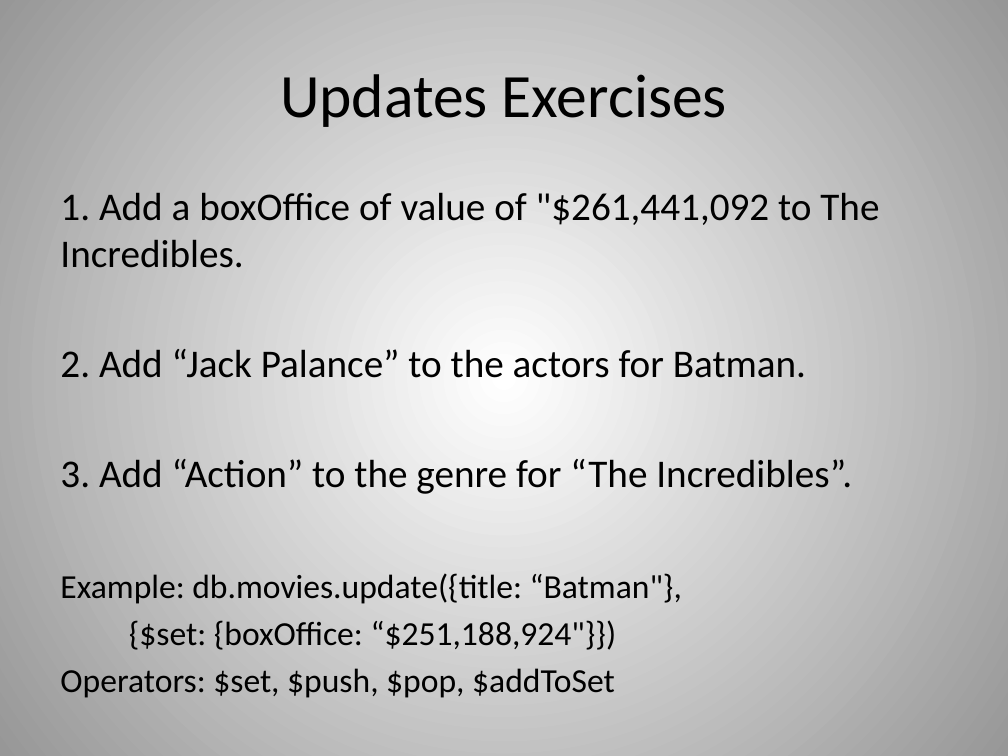
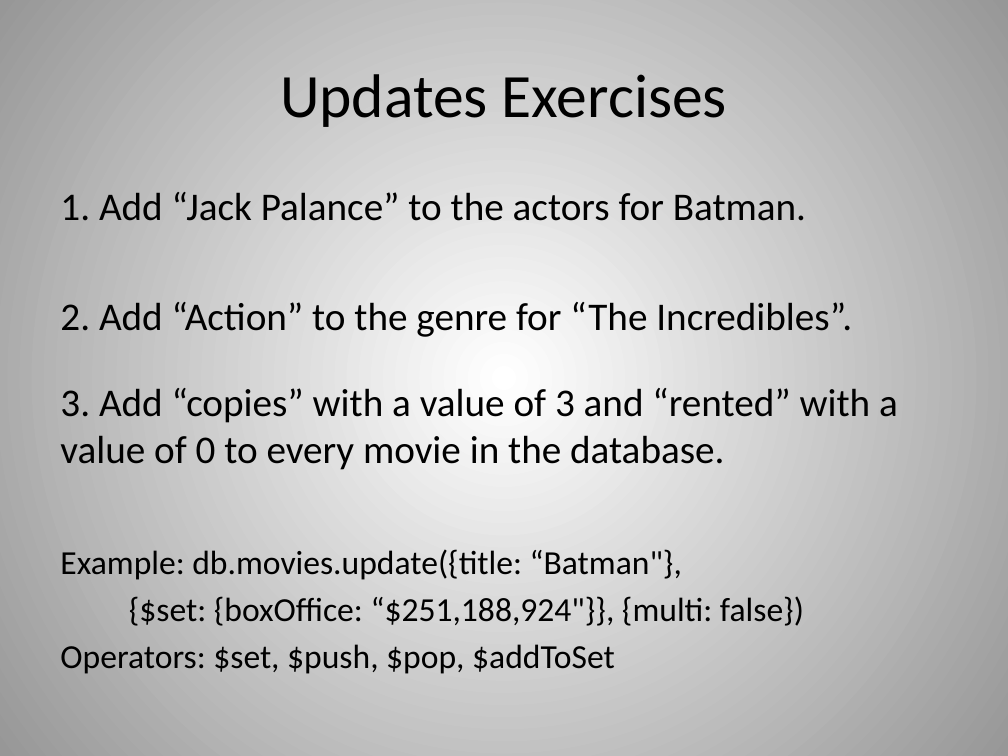
Before and after one commit to dvanvali/mongoDbPresentation, a slide deck: slide 27 of MongoDB.pptx. Drawn at 1008x756 pixels with LibreOffice and Linux fonts; fonts in the diff are those of the drawing. Boxes give left, top, right and bottom in pixels: in the first picture for what was removed or moved away, otherwise in the second. Text is boxed around its words. In the diff, an @@ line names an element or a change of style, - is before the commit and + after.

Commit message:
better update exercises

```diff
--- a/MongoDB.pptx
+++ b/MongoDB.pptx
@@ text at [60,192,898,470]: text changed @@
-1. Add a boxOffice of value of "$261,441,092 to The Incredibles.
-2. Add “Jack Palance” to the actors for Batman.
-3. Add “Action” to the genre for “The Incredibles”.
+1. Add “Jack Palance” to the actors for Batman.
+2. Add “Action” to the genre for “The Incredibles”.
+3. Add “copies” with a value of 3 and “rented” with a value of 0 to every movie in the database.
@@ text at [129,596,804,626]: text changed @@
-{$set: {boxOffice: “$251,188,924"}})
+{$set: {boxOffice: “$251,188,924"}}, {multi: false})
```
Also in this commit, not shown: 10 other slides changed, 1 other file.
